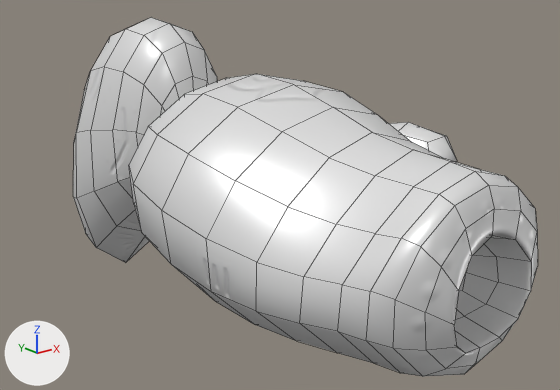
Before and after pictures for a commit that changed the FBX model Assets/Prefabs/AI/Robot 1.fbx.
Camera for both pictures: a camera (50 mm lens) standing at (-0.674, 0.454, 0.278) and looking at (0.042, 1.35, -0.08). The axes (+X, +Y, +Z) are drawn at lower left. The lights are the same throughout. Mesh edges are drawn as thin lines. Where no turn or scale is listed for an object, it has been applied to the vertices.

Before the edit, the objects in view are built like this:
```python
ob_arm = bpy.data.objects.new('Arm', me_cube_009)
ob_arm.location = (0.275, 1.303, -0.038)
ob_low_body = bpy.data.objects.new('Low Body', me_cube)
ob_low_body.location = (0.0, 0.0, 0.0)
ob_low_head = bpy.data.objects.new('Low Head', me_cube_004)
ob_low_head.location = (0.0, 1.69, -0.053)
ob_shoulder = bpy.data.objects.new('Shoulder', me_cube_008)
ob_shoulder.location = (0.25, 1.439, -0.041)
```
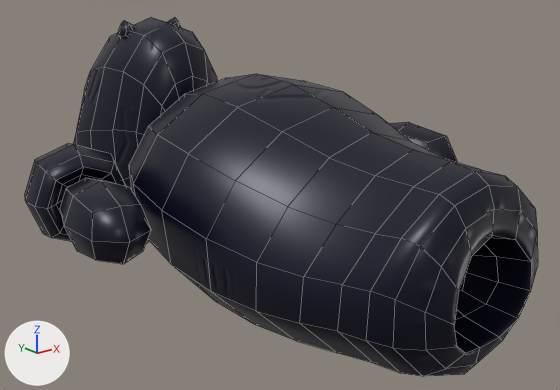
The newer file is also turned or shifted as a whole; pictures and numbers use the older file's frame.

Changed parts and their boxes [x1, y1, x2, y2] in the pictures (560 x 390 px):
'Low Body', surface changed (white to black): [129, 74, 538, 376] in both
'Low Head', surface changed (grey to black): [73, 17, 217, 263] in both
'Arm', surface changed, reshaped (white to black): before [388, 122, 457, 162]; after [60, 122, 457, 264]
'Shoulder', surface changed, reshaped (not visible before): after [25, 143, 126, 241]
'Eyes', added: after [117, 18, 181, 37]
part 1 of me_cube_009, added (black): after [60, 178, 151, 264]
part 2 of me_cube_009, surface changed (white to black): [388, 122, 457, 162] in both

Diff of the bpy script that builds the scene:
```diff
--- a/Assets/Prefabs/AI/Robot 1.fbx.py
+++ b/Assets/Prefabs/AI/Robot 1.fbx.py
@@ img_robot_1_texture_png @@
+img_robot_1_texture_png = load_image('ROBOT_1_TEXTURE.png', 'ROBOT_1_TEXTURE.png', 2048, 2048, 'sRGB')
@@ mat_material @@
 n0 = _N.new('ShaderNodeBsdfPrincipled'); n0.name = 'Principled BSDF'
 n2 = _N.new('ShaderNodeTexImage'); n2.name = 'Image Texture'
-n2.image = img_robot_1_normal_png
+n2.image = img_robot_1_texture_png
+n4 = _N.new('ShaderNodeTexImage'); n4.name = 'Image Texture.001'
+n4.image = img_robot_1_normal_png
 n3 = _N.new('ShaderNodeNormalMap'); n3.name = 'Normal Map'
-_L.new(n2.outputs[0], n3.inputs[1])  # 'Color' to 'Color'
 _L.new(n3.outputs[0], n0.inputs[5])  # 'Normal' to 'Normal'
 _L.new(n0.outputs[0], n1.inputs[0])  # 'BSDF' to 'Surface'
+_L.new(n2.outputs[0], n0.inputs[0])  # 'Color' to 'Base Color'
+_L.new(n2.outputs[1], n0.inputs[4])  # 'Alpha' to 'Alpha'
+_L.new(n4.outputs[0], n3.inputs[1])  # 'Color' to 'Color'
@@ me_cube_009 @@
 # used by ob_arm; location = (0.275, 1.303, -0.038)
-me_cube_009.from_pydata(...)  # 26 vertices, 24 faces; spans x -0.049..0.049, y -0.094..0.093, z -0.049..0.049
+me_cube_009.from_pydata(...)  # 52 vertices, 48 faces; spans x -0.599..0.049, y -0.094..0.093, z -0.049..0.049
+# me_cube_009 part 1: the loose piece of 26 vertices spanning x -0.049..0.049, y -0.094..0.093, z -0.049..0.049 is copied, and the copy is mirrored in x about its middle, then moved by (-0.551, 0.0, 0.0); it spans x -0.599..-0.502, y -0.094..0.093, z -0.049..0.049
+# me_cube_009 part 2: 24 kept faces spanning x -0.049..0.049, y -0.094..0.093, z -0.049..0.049 get new texture (UV) coordinates
 me_cube_009.materials.append(mat_material)
@@ me_cube_008 @@
 me_cube_008.from_pydata(...)  # 58 vertices, 56 faces; spans x -0.0678..0.07, y -0.0652..0.0582, z -0.0697..0.0697
 # used by ob_shoulder; location = (0.25, 1.439, -0.041)
+# me_cube_008 part 3: the loose piece of 58 vertices spanning x -0.0678..0.07, y -0.0652..0.0582, z -0.0697..0.0697 is copied, and the copy is mirrored in x about its middle, then moved by (-0.5024, 0.0, 0.0); it spans x -0.5701..-0.4324, y -0.0652..0.0582, z -0.0697..0.0697
 me_cube_008.materials.append(mat_material)
@@ me_sphere @@
+me_sphere.from_pydata(...)  # 28 vertices, 32 faces; spans x -0.0618..0.0618, y 1.6318..1.6718, z 0.1312..0.1692
+me_sphere.materials.append(mat_material)
@@ ob_eyes @@
+ob_eyes = bpy.data.objects.new('Eyes', me_sphere)
+ob_eyes.location = (0.0, 0.0, 0.0)
```
